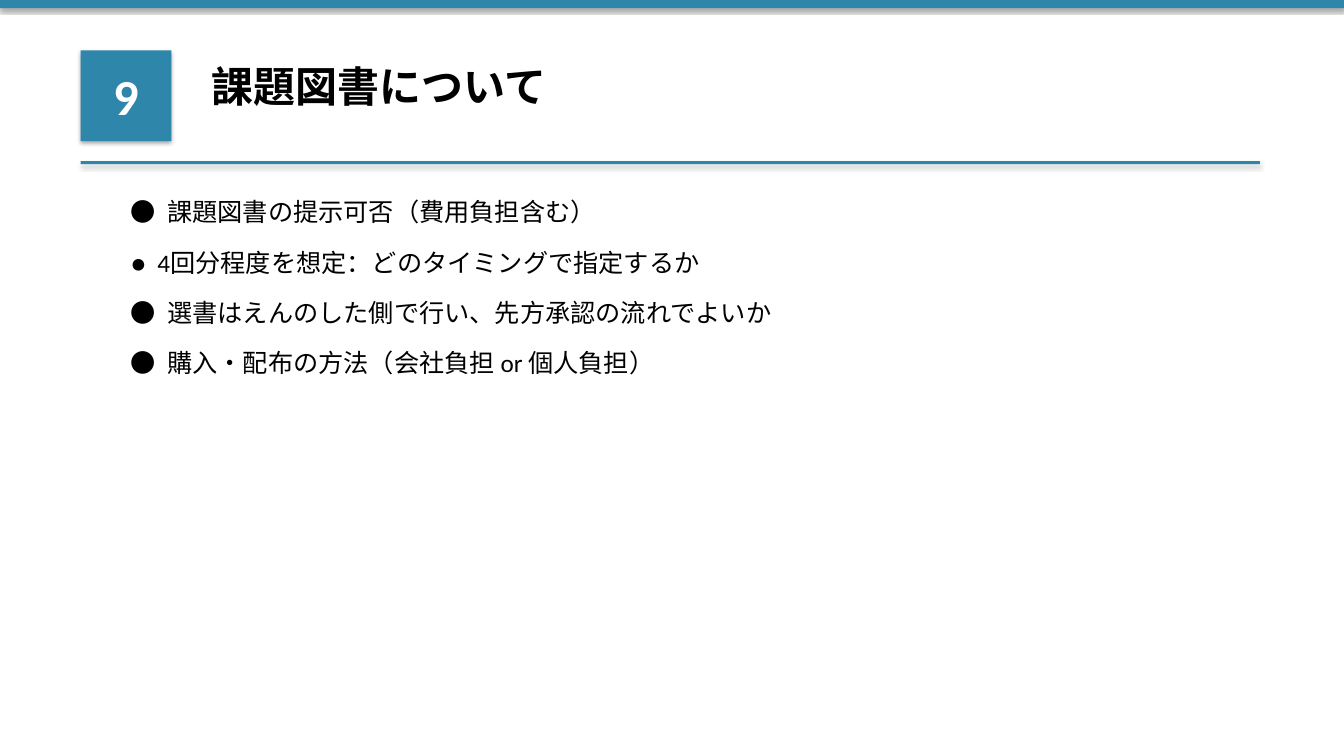
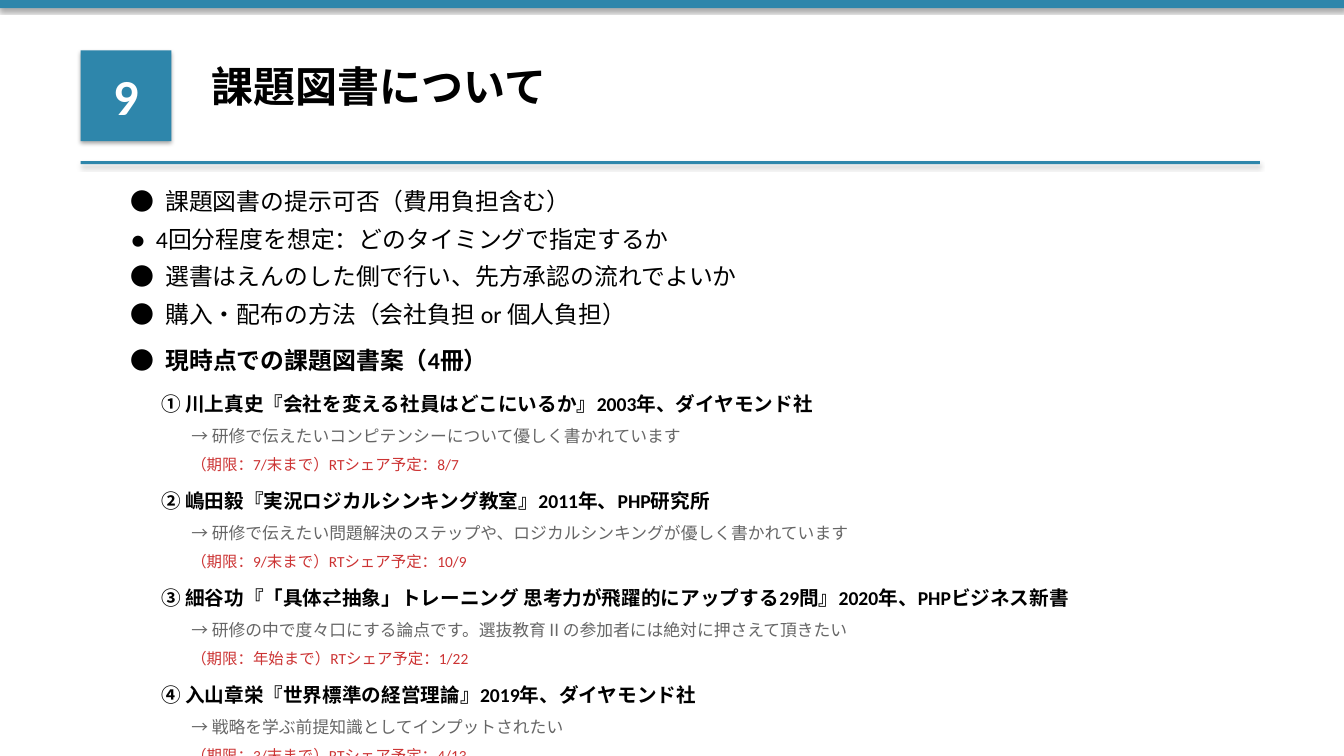
Before and after one commit to ennoshita-inc/training-taiko-kanri, a slide deck: slide 11 of clients/大晃産業/03_日程調整/【アジェンダ】20260323_打合せ.pptx. Drawn at 1344x756 pixels with LibreOffice and Linux fonts; fonts in the diff are those of the drawing. Boxes give left, top, right and bottom in pixels: in the first picture for what was removed or moved away, otherwise in the second. Text is boxed around its words. In the diff, an @@ line names an element or a change of style, - is before the commit and + after.

```diff
--- a/clients/大晃産業/03_日程調整/【アジェンダ】20260323_打合せ.pptx
+++ b/clients/大晃産業/03_日程調整/【アジェンダ】20260323_打合せ.pptx
@@ text "● 課題図書の提示可否（費用負担含む）": place and size @@
-text "● 課題図書の提示可否（費用負担含む）" at (167,199,595,224)
+text "● 課題図書の提示可否（費用負担含む）" at (165,189,570,212)
@@ text "● 4回分程度を想定：どのタイミングで指定するか": place and size @@
-text "● 4回分程度を想定：どのタイミングで指定するか" at (157,251,699,274)
+text "● 4回分程度を想定：どのタイミングで指定するか" at (156,228,669,250)
@@ text "● 選書はえんのした側で行い、先方承認の流れでよいか": place and size @@
-text "● 選書はえんのした側で行い、先方承認の流れでよいか" at (167,300,771,324)
+text "● 選書はえんのした側で行い、先方承認の流れでよいか" at (165,265,736,287)
@@ size 18 to 17 pt in 4 elements at (165,189,570,212), (156,228,669,250), (165,265,736,287), (165,302,626,325) @@
@@ text "● 購入・配布の方法（会社負担 or 個人負担）": place and size @@
-text "● 購入・配布の方法（会社負担 or 個人負担）" at (167,350,654,375)
+text "● 購入・配布の方法（会社負担 or 個人負担）" at (165,302,626,325)
@@ text added at (165,348,487,372), 17 pt, text #000000, bold @@
+● 現時点での課題図書案（4冊）
@@ text added at (161,394,813,413), 14 pt, text #000000, bold @@
+① 川上真史『会社を変える社員はどこにいるか』2003年、ダイヤモンド社
@@ text added at (212,428,681,444), 12 pt, text #666666 @@
+→ 研修で伝えたいコンピテンシーについて優しく書かれています
@@ text added at (191,457,459,472), 11 pt, text #CC3333 @@
+（期限：7/末まで）RTシェア予定：8/7
@@ text added at (161,491,710,510), 14 pt, text #000000, bold @@
+② 嶋田毅『実況ロジカルシンキング教室』2011年、PHP研究所
@@ text added at (212,525,848,541), 12 pt, text #666666 @@
+→ 研修で伝えたい問題解決のステップや、ロジカルシンキングが優しく書かれています
@@ text added at (191,554,466,569), 11 pt, text #CC3333 @@
+（期限：9/末まで）RTシェア予定：10/9
@@ text added at (161,588,1068,607), 14 pt, text #000000, bold @@
+③ 細谷功『「具体⇄抽象」トレーニング 思考力が飛躍的にアップする29問』2020年、PHPビジネス新書
@@ text added at (212,622,847,638), 12 pt, text #666666 @@
+→ 研修の中で度々口にする論点です。選抜教育Ⅱの参加者には絶対に押さえて頂きたい
@@ text added at (191,651,468,666), 11 pt, text #CC3333 @@
+（期限：年始まで）RTシェア予定：1/22
@@ text added at (161,685,696,704), 14 pt, text #000000, bold @@
+④ 入山章栄『世界標準の経営理論』2019年、ダイヤモンド社
@@ text added at (212,719,563,735), 12 pt, text #666666 @@
+→ 戦略を学ぶ前提知識としてインプットされたい
@@ text added at (181,741,1230,756), 11 pt, text #CC3333 @@
+（期限：3/末まで）RTシェア予定：4/13
```
Also in this commit, not shown: 1 other file.
